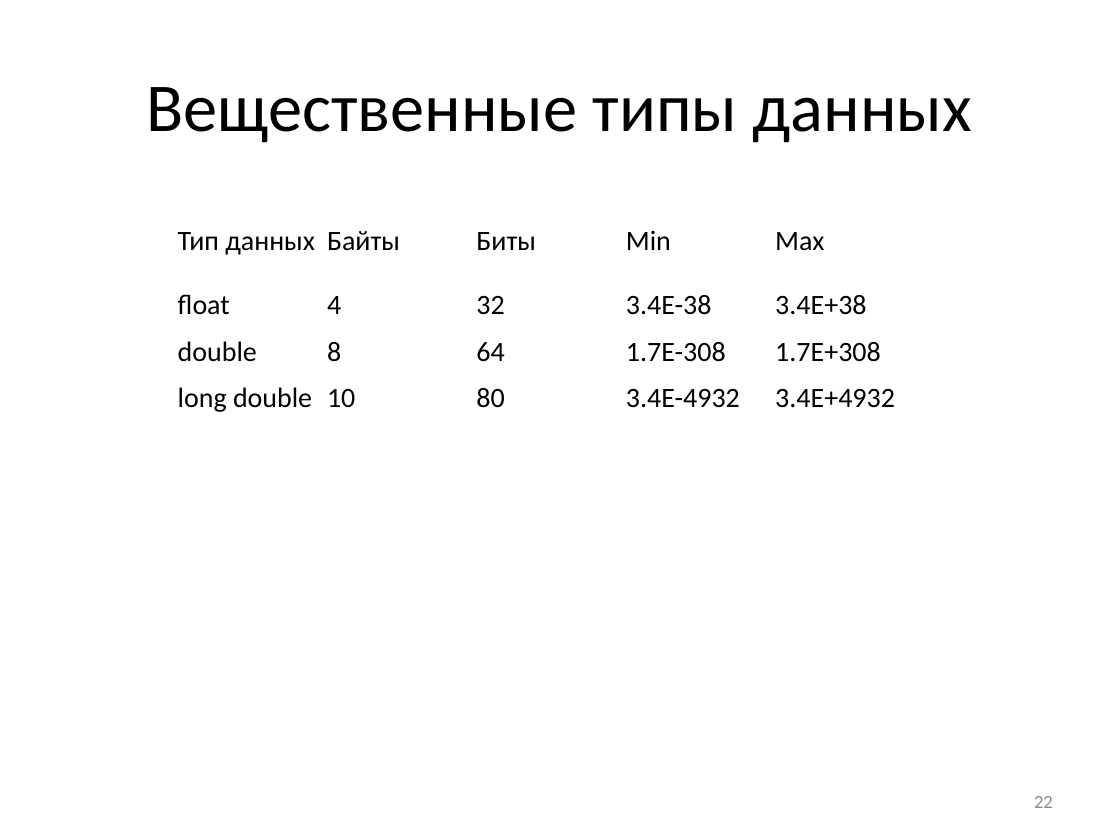
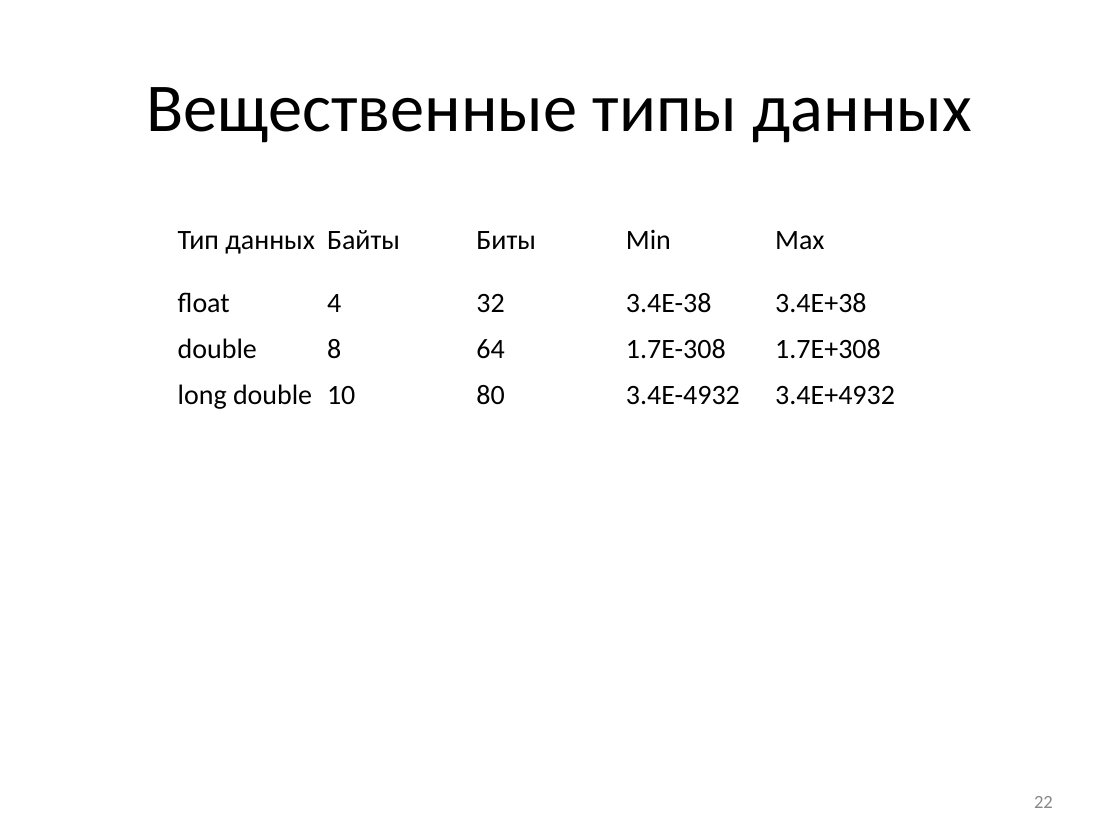
Before and after one commit to grueteam/cpp, a slide deck: slide 22 of lesson_01/cpp_1.ppt. Drawn at 1120x840 pixels with LibreOffice and Linux fonts; fonts in the diff are those of the drawing. Boxes give left, top, right and bottom in pixels: in the first picture for what was removed or moved away, otherwise in the second. Text is boxed around its words. In the diff, an @@ line names an element or a change of style, - is before the commit and + after.

```diff
--- a/lesson_01/cpp_1.ppt
+++ b/lesson_01/cpp_1.ppt
@@ table at bbox=[171, 199, 917, 416] @@
@@ line spacing 1.04 to 1.02 @@
```
Also in this commit, not shown: 2 other slides changed, 39 other files.
